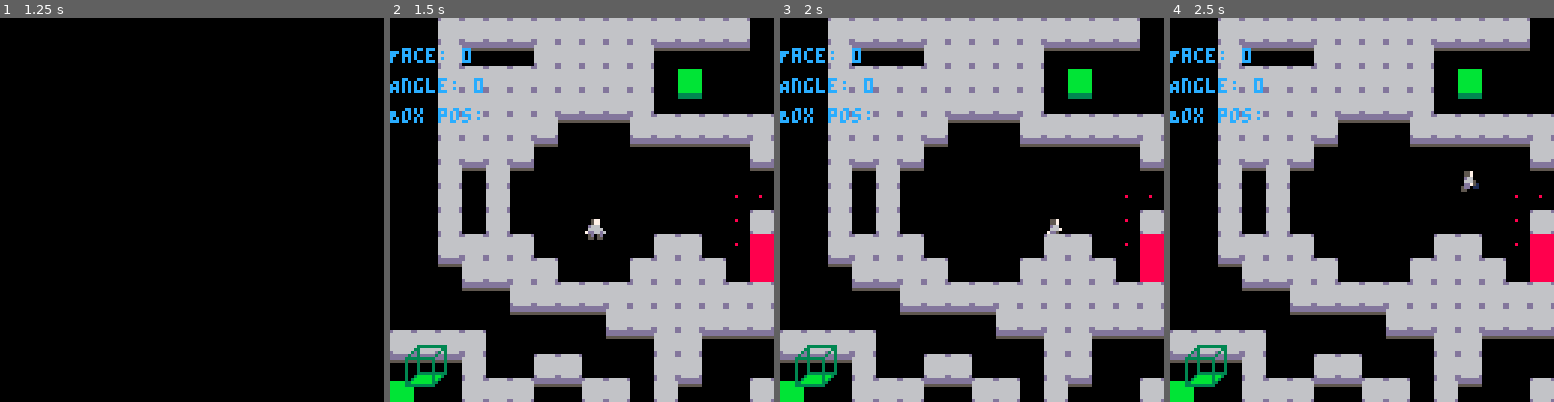
Above: before the commit, frames 1-4 (left to right).
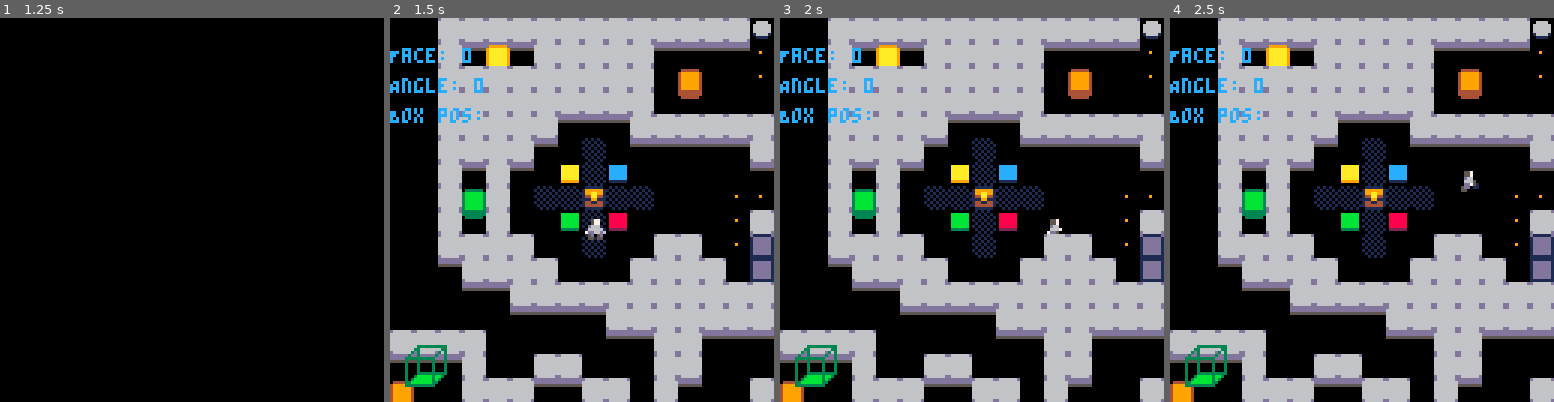
Above: after the commit, the same moments.

Repository: EmilBert/gmtkjam2025
Game: PICO-8 cartridge game.p8
Same seed, same stepped clock (60 frames per second), same inputs: the game is played once before the commit and once after it.
Inputs:
- Up to frame 1 (1.25 s): tap X (X key) at 0.33, 1.07 s; tap O (Z key) at 0.7 s
- Up to frame 2 (1.5 s): no input
- Up to frame 3 (2 s): hold Right from 1.6 s (still down); tap O (Z key) at 1.7 s; tap X (X key) at 1.85 s
- Up to frame 4 (2.5 s): release Right at 2.1 s; tap O (Z key) at 2.1 s; hold Up 2.15-2.42 s; hold Right from 2.47 s (still down)

Frame 1 is identical in both runs. In frame 2, 5.2% of the frame differs, in the area x 0-100%, y 0-100%; in frame 3, 5.3%; in frame 4, 5.3%.

Commit message:
fix: everything fixed

Diff:
--- a/game.p8
+++ b/game.p8
@@ -230,113 +230,113 @@
 
 
 __gff__
-0000000000000000000000000000000000010301080000000000000000000000000001000400000000000000000000000000000000000000000000000000000000000000000000000000000000000000000000000000000000000000000000000000000000000000000000000000000000000000000000000000000000000000
+0000000000000001080000000000000000010301080000000000000000000000000001000418181818000000000000000000000000000000000000000000000000000000000303030300000000000000000000000001010101000000000000000000000000000000000000000000000000000000000000000000000000000000
 0000000000000000000000000000000000000000000000000000000000000000000000000000000000000000000000000000000000000000000000000000000000000000000000000000000000000000000000000000000000000000000000000000000000000000000000000000000000000000000000000000000000000000
 __map__
-0000111111111111111111111111110000001111111111111100111111111111000011001100000000001100001100000000001111110000111100110000001111111111110011111111111111111100111111111111000000000000000000000000000000000000000000000000000000000000000000000000000000000000
-0000110000001111111111000000000000001111111111000000000000000011000011001100000000001100001100000000001111110000111100130000002411111111110011111111111111111100111111111111000000000000000000000000000000000000000000000000000000000000000000000000000000000000
-0000111111111111111111000000000000001111111100000000000000000011000011001100000000001100001100001111111111110000111100130000000011111111110011111111111111111100111111111111111111111111111100000000000000000000000000000000000000000000000000000000000000000000
-0000111111111111111111000000000000001111111100000000000000000000000011001100000000001100001100001111111111110000111100130000000011111111110011111111111111111100111111111111111111111111111100000000000000000000000000000000000000000000000000000000000000000000
-0000111111111100000011111111111100001111111111000000000000000000110011001100001111111100001100001111111111110000111111111111111111111111111111111111111111111100111111111111111111111111111100000000000000000000000000000000000000000000000000000000000000000000
-0000111111110000000000000000001100001111111111111100111111111111110011001100000000000000001100001111110000110000110000000000000011111111110011111111111111111100000000000000000000001111111100000000000000000000000000000000000000000000000000000000000000000000
-0000110011000000000000000000000000001111111111111100000011000000000011001100000000000000001100001111110000110000111111111100000011111111110011111111111111111100111111111111111111001111111100000000000000000000000000000000000000000000000000000000000000000000
-0000110011000000000000000000000000001111111111111111110011000000000011001100000000000000001100001111110000110000110000001100000011111111110011111111111111111100111111000000000011001111111100000000000000000000000000000000000000000000000000000000000000000000
-0000110011000000000000000000001100001100000000000000110011000000111111001100000000000000001100001111111111110000111111111100000011111111110011111111111111111100111111001111111111111111111100000000000000000000000000000000000000000000000000000000000000000000
-0000111111110000000000111100001300001100001100000011111111000000130000001111111100111111111100001111111111110000110000000000000011111111110011111111111111111100111111001111110011001111111100000000000000000000000000000000000000000000000000000000000000000000
-0000001111111100000011111111001300001100001100000000000000000000130000001100001100110000001100001111111111110000110000000000000011111111110011111111111111111100111111111111110011001111111100000000000000000000000000000000000000000000000000000000000000000000
-0000000000111111111111111111111100001111111111111111111111111111111111001111111100111111111100001111111111110000110000000000000011111111111111111111111111111100111111111111110011001111111100000000000000000000000000000000000000000000000000000000000000000000
-0000000000000000001111111111111100001111111111111111110000000000110000001100000000000000001100001111111111110000110000000000000011111111111111111111111111111100111111111111110011001111111100000000000000000000000000000000000000000000000000000000000000000000
-1111111100000000000000111100000000001111111111111111111111111111000000001100000000000000001100001111111111110000111111111111111111111111111111111111111111111100110000000000000000000000000000000000000000000000000000000000000000000000000000000000000000000000
-0000001100001111000000111100000000001111111111111111111111111100000000001100000000000000001100001111111111110000000000000000000011111111111111111111111111111100111311000000000011001100000000000000000000000000000000000000000000000000000000000000000000000000
-0000001111110000111100110000001100001111111111111111111111111124110000001100000000000000001100001111111111110000000000000000000011111111111111111111111111111100240011111111111111001111111111110000000000000000000000000000000000000000000000000000000000000000
-0000111111111111111111111111110000001111111111111100111111111111140011001100000000001100001100000000001111110000111100110000001111111111110011111111111111111100111111111111000000000000000000000000000000000000000000000000000000000000000000000000000000000000
-0000110000001111111111000000000000001111111111000000000000000011140011001100000000001100001100000000001111110000111100001414140011111111110011111111111111111100111111111111000000000000000000000000000000000000000000000000000000000000000000000000000000000000
-0000111111111111111111001200000000001111111100000000000000000011140011001100000000001100001100001111111111110000111100000000000011111111110011111111111111111100111111111111111111111111111100000000000000000000000000000000000000000000000000000000000000000000
-0000111111111111111111000000000000001111111100000000000000000000141411001100000000001100001100001111111111110000111100000000000011111111110011111111111111111100111111111111111111111111111100000000000000000000000000000000000000000000000000000000000000000000
-0000111111111100000011111111111100001111111111000000000000000000111411001100001111111100001100001111111111110000111111111111111111111111111111111111111111111100111111111111111111111111111100000000000000000000000000000000000000000000000000000000000000000000
-0000111111110000000000000000001100001111111111111100111111111111111411001100000000000000001100001111110000110000110000000000000011111111110011111111111111111100000000000000000000001111111100000000000000000000000000000000000000000000000000000000000000000000
-0000110011000000000000000000000000001111111111111100000011000000001411001100000000000000001100001111110000110000111111111100000011111111110011111111111111111100111111111111111111001111111100000000000000000000000000000000000000000000000000000000000000000000
-0000110011000000000000000000141400001111111111111111110011000000141411001100000000000000001100001111110000110000110000001100000011111111110011111111111111111100111111000000000011001111111100000000000000000000000000000000000000000000000000000000000000000000
-0000110011000000000000000000141100001100000000000000110011000000111111001100000000000000001100001111111111110000111111111100000011111111110011111111111111111100111111001111111111111111111100000000000000000000000000000000000000000000000000000000000000000000
-0000111111110000000000111100140000001100001100000011111111000000000000001111111100111111111100001111111111110000110000000000000011111111110011111111111111111100111111001111110011001111111100000000000000000000000000000000000000000000000000000000000000000000
-0000001111111100000011111111000000001100001100000000000000000000000000001100001100110000001100001111111111110000110000000000000011111111110011111111111111111100111111111111110011001111111100000000000000000000000000000000000000000000000000000000000000000000
-0000000000111111111111111111111100001111111111111111111111111111111111001111111100111111111100001111111111110000110000000000000011111111111111111111111111111100111111111111110011001111111100000000000000000000000000000000000000000000000000000000000000000000
-0000000000000000001111111111111100001111111111111111111200000000110000001100000000000000001100001111111111110000110000000000000011111111111111111111111111111100111111111111110011001111111100000000000000000000000000000000000000000000000000000000000000000000
-1111111100000000000000111100000000001111111111111111111111111111000000001100000000000000001100001111111111110000111111111111111111111111111111111111111111111100110000000000000000000000000000000000000000000000000000000000000000000000000000000000000000000000
-0000001100001111000000111100000000001111111111111111111111111100000000001100000000000000001100001111111111110000000000000000000011111111111111111111111111111100110011000000000011001100000000000000000000000000000000000000000000000000000000000000000000000000
-1200001111110000111100110000001100001111111111111111111111111100110000001100000000000000001100001111111111110000000000000000000011111111111111111111111111111100001411111111111111001111111111110000000000000000000000000000000000000000000000000000000000000000
-…(75 lines of a section not shown)…
+0000111111111111111111111111112400001111111111111100111111111111000011001100000000001100001111110000001111110000111100110000001100000000000000000000000000000000111111111111000000000000000000000000000000000000000000000000000000000000000000000000000000000000
+0000110000001111111111000000000000001111111111000000000000000011000011001100000000001100001100000000001111110000111100130000002411111111111111111111111111110000111111111111000000000000000000000000000000000000000000000000000000000000000000000000000000000000
+0000111111111111111111000000000000001111111100000000000000000011000011001100000000001100001100001111111111110000111100130000000011111111111111111111111111110000111111111111111111111111111100000000000000000000000000000000000000000000000000000000000000000000
+0000111111111111111111000000000000001111111100000000000000000000000011001100000000001100001100001111111111110000111100130000000011111111111111111111111111110000111111111111111111111111111100000000000000000000000000000000000000000000000000000000000000000000
+0000111111111100000011111111111100001111111111000000000000000000110011001100001111111100001100001111111111110000111111111111111111111111111111111111111111110000111111111111111111111111111100000000000000000000000000000000000000000000000000000000000000000000
+0000111111110000000000000000001100001111111111111100111111111111110011001100000000000000001100001111110000110000110000000000000011111111111111111111111111110000000000000000000000001111111100000000000000000000000000000000000000000000000000000000000000000000
+0000110011000025002700000000000000001111111111111100000011000000000011001100000000000000001100001111110000110000111111111100000011111111111111111111111111110000111111111111111111001111111100000000000000000000000000000000000000000000000000000000000000000000
+0000110011000000070000000000000000001111111111111111110011000000000011001100000000000000001100001111110000110000110000001100000011111111111111111111111111110000111111000000000011001111111100000000000000000000000000000000000000000000000000000000000000000000
+0000110011000026002800000000001100001100000000000000110011000000111111001100000000000000001100001111111111110000111111111100000011111111111111111111111111110000111111001111111111111111111100000000000000000000000000000000000000000000000000000000000000000000
+0000111111110000000000111100001300001100001100000011111111000000130000001111111100111111111100001111111111110000110000000000000011111111111111111111111111110000111111001111110011001111111100000000000000000000000000000000000000000000000000000000000000000000
+0000001111111100000011111111001300001100001100000000000000000000130000001100001100110000001100001111111111110000110000000000000000000000110000000000001111110000111111111111110011001111111100000000000000000000000000000000000000000000000000000000000000000000
+0000000000111111111111111111111100001111111111111111111111111111111111001111111100111111111100001111111111110000110000000000000011111111111111111111111111110000111111111111110011001111111100000000000000000000000000000000000000000000000000000000000000000000
+0000000000000000001111111111111100001111111111111111110000000000110000001100000000000000001100001111111111110000110000000000000011111111111111111111111111110000111111111111110011001111111100000000000000000000000000000000000000000000000000000000000000000000
+1111111100000000000000111100000000001111111111111111111111111111000000001100000000000000001100001111111111110000111111111111111111111111111111111111111111110000110000000000000000000000000000000000000000000000000000000000000000000000000000000000000000000000
+0000001100001111000000111100000000001111111111111111111111111100000000001100000000000000001100001111111111110000000000000000000011111111111111111111111111110000111311000000000011001100000000000000000000000000000000000000000000000000000000000000000000000000
+0000001111110000111100110000001100001111111111111111111111111100110000001100000000000000001100001111111111110000000000000000000011111111111111111111111111110000240011111111111111001111111111110000000000000000000000000000000000000000000000000000000000000000
+0000111111111111111111111111110000001111111111111100111111111111000011001100000000001100001111110000001111110000111100110000001100000000000000000000000000000000111111111111000000000000000000000000000000000000000000000000000000000000000000000000000000000000
+0000110045001111111111000000001400001111111111000000000000000011140011001100000000001100001100000000001111110000111100001414140011111111111111111111111111110000111111111111000000000000000000000000000000000000000000000000000000000000000000000000000000000000
+0000111111111111111111001200001414001111111100000000000000000011140011001100000000001100001100001111111111110000111100000000000011111111111111111111111111110000111111111111111111111111111100000000000000000000000000000000000000000000000000000000000000000000
+0000111111111111111111000000000000001111111100000000000000000000141411001100000000001100001100001111111111110000111100000000000011111111111111111111111111110000111111111111111111111111111100000000000000000000000000000000000000000000000000000000000000000000
+0000111111111100000011111111111100001111111111000000000000000000111411001100001111111100001100001111111111110000111111111111111111111111111111111111111111110000111111111111111111111111111100000000000000000000000000000000000000000000000000000000000000000000
+0000111111110000080000000000001100001111111111111100111111111111111411001100000000000000001100001111110000110000110000000000000011111111111111111111111111110000000000000000000000001111111100000000000000000000000000000000000000000000000000000000000000000000
+0000110011000000080000000000000000001111111111111100000011000000001411001100000000000000001100001111110000110000111111111100000011111111111111111111111111110000111111111111111111001111111100000000000000000000000000000000000000000000000000000000000000000000
+0000114611000808000808000000141400001111111111111111110011000000141411001100000000000000001100001111110000110000110000001100000011111111111111111111111111110000111111000000000011001111111100000000000000000000000000000000000000000000000000000000000000000000
+0000110011000000080000000000141100001100000000000000110011000000111111001100000000000000001100001111111111110000111111111100000011111111111111111111111111110000111111001111111111111111111100000000000000000000000000000000000000000000000000000000000000000000
+0000111111110000080000111100140000001100001100000011111111000000000000001111111100111111111100001111111111110000110000000000000011111111111111111111111111110000111111001111110011001111111100000000000000000000000000000000000000000000000000000000000000000000
+0000001111111100000011111111000000001148001100000000000000000000000000001100471100110000001100001111111111110000110000000000000000000000110000000000001111110000111111111111110011001111111100000000000000000000000000000000000000000000000000000000000000000000
+0000000000111111111111111111111100001111111111111111111111111111111111001111111100111111111100001111111111110000110000000000000011111111111111111111111111110000111111111111110011001111111100000000000000000000000000000000000000000000000000000000000000000000
+0000000000000000001111111111111100001111111111111111111200000000110000001100000000000000001100001111111111110000110000000000000011111111111111111111111111110000111111111111110011001111111100000000000000000000000000000000000000000000000000000000000000000000
+1111111100000000000000111100000000001111111111111111111111111111000000001100000000000000001100001111111111110000111111111111111111111111111111111111111111110000110000000000000000000000000000000000000000000000000000000000000000000000000000000000000000000000
+0000001100001111000000111100000000001111111111111111111111111100000000001100000000000000001100001111111111110000000000000000000011111111111111111111111111110000110011000000000011001100000000000000000000000000000000000000000000000000000000000000000000000000
+1200001111110000111100110000001100001111111111111111111111111100110000001100000000000000001100001111111111110000000000000000000011111111111111111111111111110000001411111111111111001111111111110000000000000000000000000000000000000000000000000000000000000000
+…(75 lines of a section not shown)…
--- a/main.lua
+++ b/main.lua
@@ -8,6 +8,7 @@
     sprite = 64,
     speed = 2,
     face = 0,
+    progress = 0,
 
     facing_x = 0, -- 1 for right, -1 for left
 
@@ -57,7 +58,7 @@
 }
 
 buttons = {
-    {{1,15,15}, {0,15,9}, {0,15,10}, {2,0,9}, {2,0,10}},
+    {{0,15,0}, {0,15,9}, {0,15,10}, {2,0,9}, {2,0,10}},
     {{3,15,1}, {3,11,1}, {3,11,2}, {3,11,3}},
     {{5, 0, 15}, {5, 1, 14}}
 }
@@ -66,7 +67,7 @@
 wall_lookup = {}
 
 boxes_to_draw = {}
-cables_to_draw = {}
+floorstuff_to_draw = {}
 
 particles={}
 
@@ -90,7 +91,7 @@
         end
     end
     collect_static_boxes(faces.BASE)
-    collect_static_cables(faces.BASE)
+    collect_static_floorstuff(faces.BASE)
 end
 
 
@@ -114,7 +115,7 @@
     end
     player_update()
     if not stat(57) then
-        -- music(0)
+        music(0)
     end
 end
 
@@ -292,16 +293,16 @@
     end
 end
 
-function collect_static_cables(face)
-    cables_to_draw = {} -- Clear the array first
+function collect_static_floorstuff(face)
+    floorstuff_to_draw = {} -- Clear the array first
     for x = 0, MAP_SIZE_IN_TILES - 1 do
         for y = 0, MAP_SIZE_IN_TILES - 1 do
-            local cable_tile = mget(face * MAP_SIZE_IN_TILES + x, MAP_SIZE_IN_TILES + y)
-            if fget(cable_tile, 3) then
-                add(cables_to_draw, {
+            local floor_tile = mget(face * MAP_SIZE_IN_TILES + x, MAP_SIZE_IN_TILES + y)
+            if fget(floor_tile, 3) then
+                add(floorstuff_to_draw, {
                     x = x * 8,
                     y = y * 8,
-                    tile = cable_tile
+                    tile = floor_tile
                 })
             end
         end
@@ -322,7 +323,7 @@
 end
 
 -- Move boxes according to the gravity of the current face.
-function update_boxes(face)
+function update_boxes(face, perspective_exit_direction)
     boxes_to_draw = {} -- Clear the array first
     local occupied_positions = {} -- Track occupied positions to prevent duplicates
     local opposite_face = get_opposite_face(face)
@@ -443,12 +444,33 @@
 
     for x = 0, MAP_SIZE_IN_TILES - 1 do
         for y = 0, MAP_SIZE_IN_TILES - 1 do
+            local angle = cube_rotation_lookup[player.face][face] or 0
+            local angle2 = cube_rotation_lookup[player.face][opposite_face] or 0
+            local true_x = x
+            local true_y = y
+            if angle + angle2 == 0 then
+                if face + opposite_face == faces.LEFT + faces.RIGHT then
+                    if (GLOBAL_ROTATION % 2) == 0 then x = 15 - x else y = 15 - y end
+                end
+                if face + opposite_face == faces.FRONT + faces.BACK then
+                    if (GLOBAL_ROTATION % 2) == 0 then y = 15 - y else x = 15 - x end
+                end
+                if face + opposite_face == faces.TOP + faces.BASE then
+                    if (GLOBAL_ROTATION % 2) == 0 then y = 15 - y else x = 15 - x end
+                end
+            end
             local target_tile = mget(face * MAP_SIZE_IN_TILES + x, MAP_SIZE_IN_TILES + y)
-            local box_tile = mget(opposite_face * MAP_SIZE_IN_TILES + x, MAP_SIZE_IN_TILES + y)
+            local box_tile = mget(opposite_face * MAP_SIZE_IN_TILES + true_x, MAP_SIZE_IN_TILES + true_y)
             if fget(box_tile, 1) and not fget(target_tile, 0) then
-                mset(opposite_face * MAP_SIZE_IN_TILES + x, MAP_SIZE_IN_TILES + y, 0)
-                mset(face * MAP_SIZE_IN_TILES + x, MAP_SIZE_IN_TILES + y, box_tile)
-                add_box_to_draw(x * 8, y * 8, box_tile, MAP_SIZE_IN_TILES, occupied_positions)
+                    mset(opposite_face * MAP_SIZE_IN_TILES + true_x, MAP_SIZE_IN_TILES + true_y, 0)
+                if fget(mget(face * MAP_SIZE_IN_TILES + x, y), 4) then
+                    player.progress += 1
+                    mset(face * MAP_SIZE_IN_TILES + x, y, box_tile)
+                    add_box_to_draw(x * 8, y * 8, box_tile, MAP_SIZE_IN_TILES, occupied_positions)
+                else
+                    mset(face * MAP_SIZE_IN_TILES + x, MAP_SIZE_IN_TILES + y, box_tile)
+                    add_box_to_draw(x * 8, y * 8, box_tile, MAP_SIZE_IN_TILES, occupied_positions)
+                end
             end
         end
     end
@@ -494,7 +516,7 @@
     draw_box_fall_shadow()
     draw_box_walls()
     -- Draw player
-    draw_cables()
+    draw_floor_stuff()
     draw_player()
     -- Draw main tiles
     map(map_x, 0, 0, 0, MAP_SIZE_IN_TILES, MAP_SIZE_IN_TILES)
@@ -574,10 +596,10 @@
     end
 end
 
-function draw_cables()
-    for _, cable in pairs(cables_to_draw) do
-        -- Draw the cable tile at the specified position
-        mapdrawtile(cable.tile, cable.x, cable.y)
+function draw_floor_stuff()
+    for _, floorstuff in pairs(floorstuff_to_draw) do
+        -- Draw the floor tile at the specified position
+        mapdrawtile(floorstuff.tile, floorstuff.x, floorstuff.y)
     end
 end
 
@@ -731,8 +753,8 @@
     perspective_exit_direction = perspective_exit_direction % 4
     local new_pos = connections[player.face + 1][perspective_exit_direction + 1]
     update_map(player.face, new_pos[1])
-    update_boxes(new_pos[1])
-    collect_static_cables(new_pos[1])
+    update_boxes(new_pos[1], perspective_exit_direction)
+    collect_static_floorstuff(new_pos[1])
 
     player.face = new_pos[1]
     local new_dir = new_pos[2] + GLOBAL_ROTATION
Not shown, changed: 33 lines of the sprite sheet (__gfx__) section of game.p8
Not shown, changed: the music (__music__) section of game.p8
